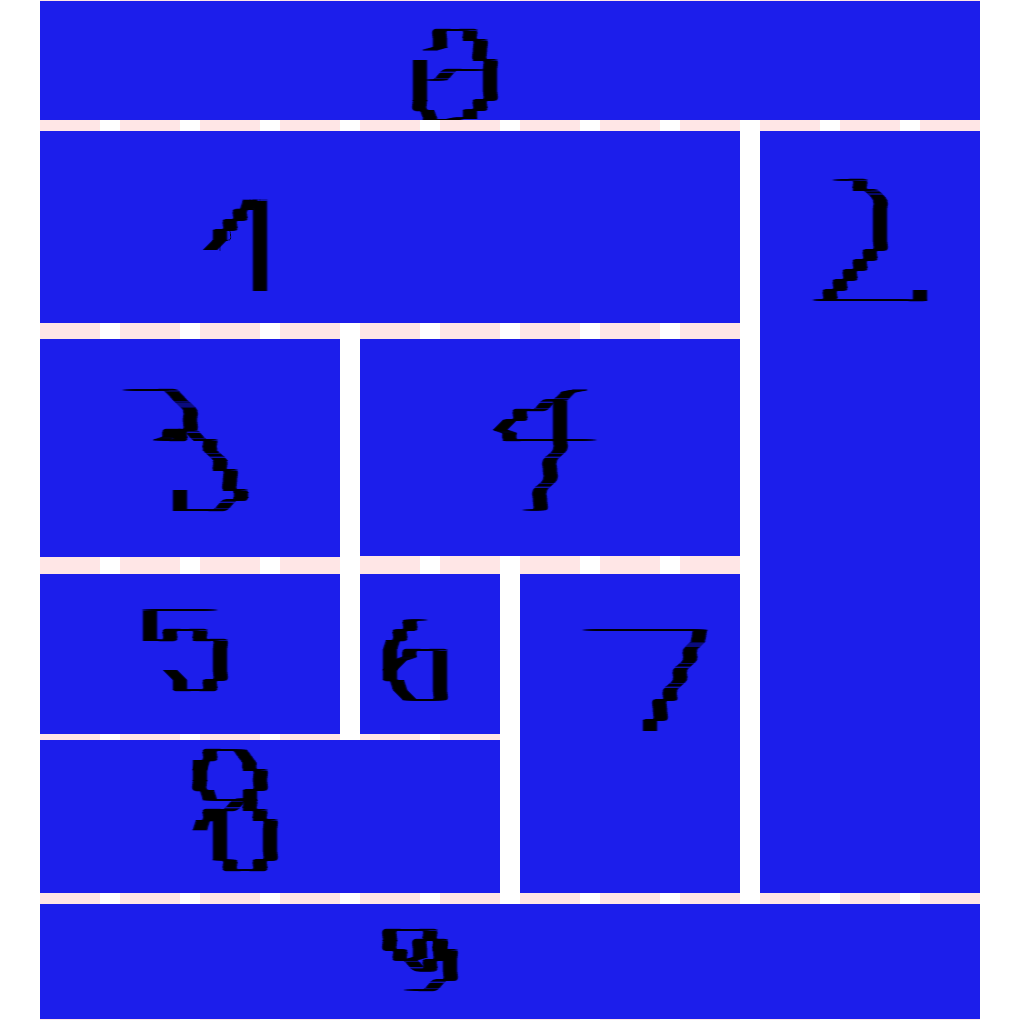
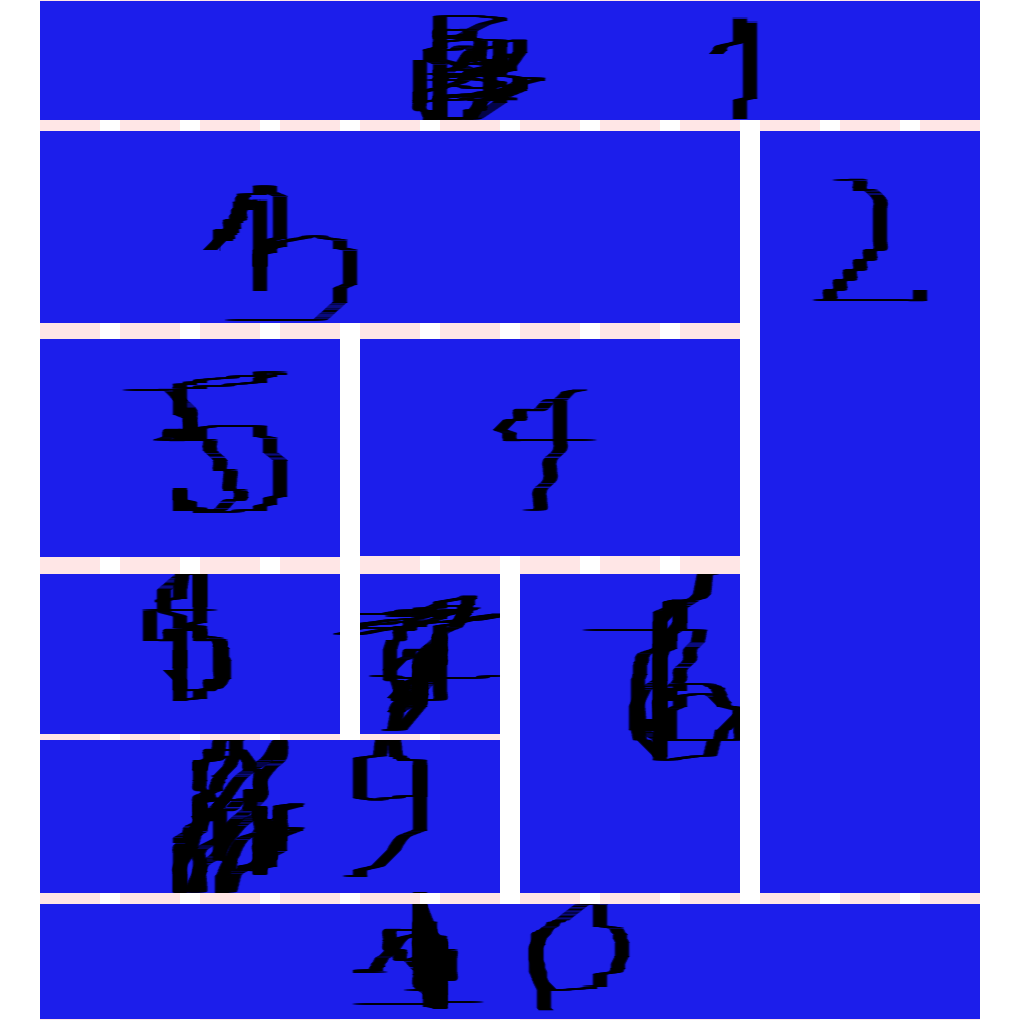
Comparing the layer stacks of the two 1020×1020 images. Changes:
painted on "Grid" over [left=153, top=15, right=759, bottom=1011]
